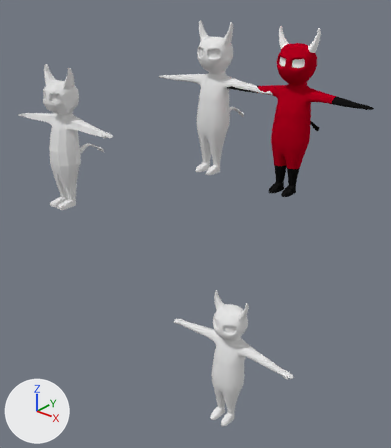
A saved change to the Blender file modelspablo/untitled.blend.
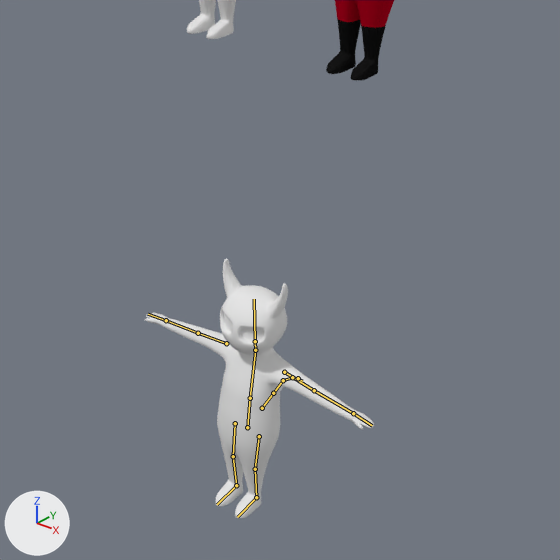
There are two pictures of each version: one whole from a 50 mm lens placed at (10.41, -13.37, 16.8), pointed at (-2.93, 2.5, 7.33), one close up on the part from 25% to 100% of the width and 35% to 100% of the height. The lights are fixed; the arrows at lower left show +X, +Y and +Z. The bones that bend it are drawn over the model as lines in the close-ups.
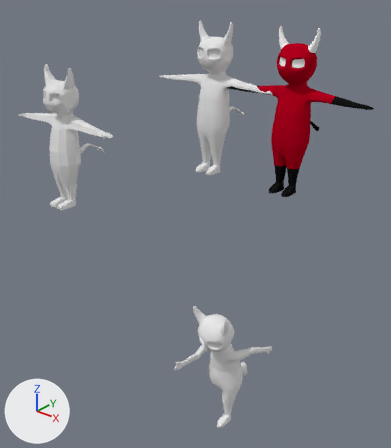
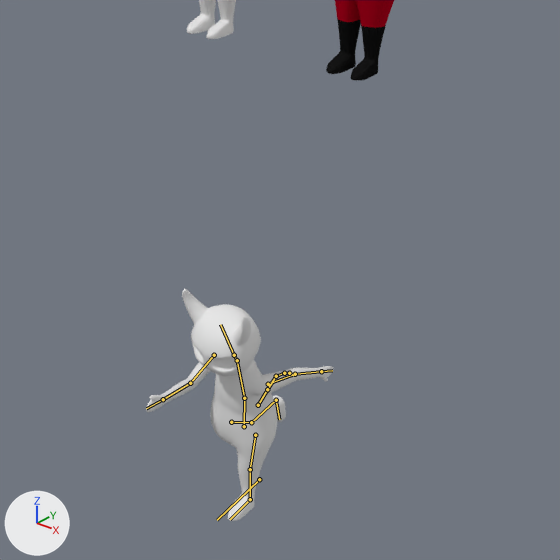
The newer file adds an action. The first version stands in its rest pose; the second is drawn at frame 0 of the action 'Saltar'.

Pixel boxes [x1, y1, x2, y2] of what changed, in the close-ups (560 x 560 px):
'Cube.004', posed (18% narrower, 10% shorter): before [145, 259, 374, 518]; after [146, 289, 333, 521]
bone 'core', root to tip: before (247, 427) to (250, 398); after (244, 426) to (244, 398)
bone 'chest', root to tip: before (250, 398) to (255, 350); after (244, 398) to (237, 360)
bone 'arm_L', root to tip: before (284, 372) to (314, 390); after (268, 384) to (295, 374)
bone 'forearm_L', root to tip: before (314, 390) to (353, 413); after (295, 374) to (321, 371)
bone 'arm_R', root to tip: before (226, 343) to (198, 333); after (214, 355) to (190, 383)
bone 'forearm_R', root to tip: before (198, 333) to (166, 320); after (190, 383) to (163, 399)
bone 'tail_0', root to tip: before (262, 408) to (273, 393); after (258, 405) to (267, 389)
bone 'tail_1', root to tip: before (273, 393) to (283, 380); after (267, 389) to (276, 376)
bone 'leg_L', root to tip: before (259, 436) to (255, 469); after (255, 435) to (250, 469)
bone 'feet_L', root to tip: before (256, 497) to (237, 517); after (250, 499) to (230, 519)
bone 'leg_R', root to tip: before (235, 423) to (233, 456); after (231, 422) to (251, 422)
bone 'foreleg_R', root to tip: before (233, 456) to (236, 485); after (251, 422) to (276, 400)
bone 'feet_R', root to tip: before (236, 485) to (217, 504); after (276, 400) to (279, 419)

What the commit changed:
Bone 'core' (bone_core) moves from (0.0, 0.0, 0.0) to (0.0, 0.11, 0.14).
Bone 'core' (bone_core) turns from (0, 0, 0) to (6, 0, 0) degrees about its own x, y and z.
Bone 'chest' (bone_chest) turns from (0, 0, 0) to (15, 0, 0) degrees about its own x, y and z.
Bone 'arm_L' (bone_arm_l) moves from (0.0, 0.0, 0.0) to (0.13, -0.02, 0.0).
Bone 'arm_L' (bone_arm_l) turns from (0, 0, 0) to (-60, 7, -81) degrees about its own x, y and z.
Bone 'forearm_L' (bone_forearm_l) turns from (0, 0, 0) to (-5, 2, -17) degrees about its own x, y and z.
Bone 'arm_R' (bone_arm_r) moves from (0.0, 0.0, 0.0) to (-0.06, -0.08, 0.0).
Bone 'arm_R' (bone_arm_r) turns from (0, 0, 0) to (68, 15, 80) degrees about its own x, y and z.
Bone 'forearm_R' (bone_forearm_r) turns from (0, 0, 0) to (-9, 12, 49) degrees about its own x, y and z.
Bone 'tail_0' (bone_tail_0) turns from (0, 0, 0) to (-6, 3, 6) degrees about its own x, y and z.
Bone 'tail_1' (bone_tail_1) turns from (0, 0, 0) to (0, -1, -2) degrees about its own x, y and z.
Bone 'leg_L' (bone_leg_l) moves from (0.0, 0.0, 0.0) to (0.0, -0.11, -0.14).
Bone 'leg_L' (bone_leg_l) turns from (0, 0, 0) to (-4, 0, 0) degrees about its own x, y and z.
Bone 'feet_L' (bone_feet_l) turns from (0, 0, 0) to (-4, 0, 0) degrees about its own x, y and z.
Bone 'leg_R' (bone_leg_r) moves from (0.0, 0.0, 0.0) to (0.0, -0.11, -0.14).
Bone 'leg_R' (bone_leg_r) turns from (0, 0, 0) to (60, 0, 0) degrees about its own x, y and z.
Bone 'foreleg_R' (bone_foreleg_r) turns from (0, 0, 0) to (27, 1, 0) degrees about its own x, y and z.
Bone 'feet_R' (bone_feet_r) turns from (0, 0, 0) to (-14, 0, 0) degrees about its own x, y and z.
